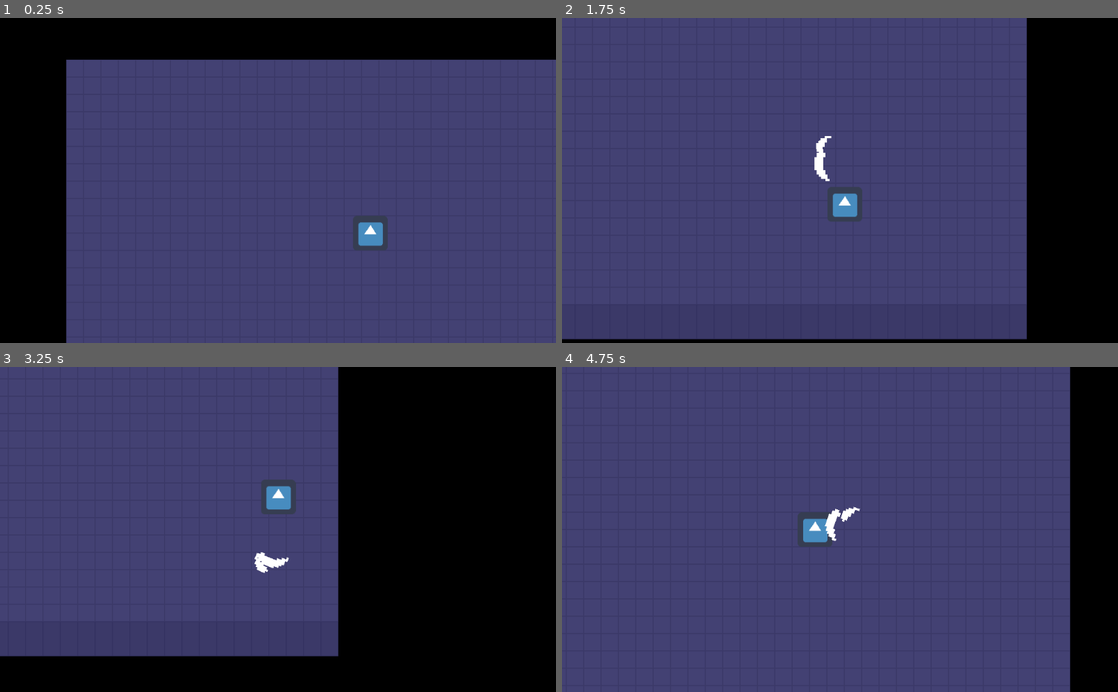
Above: before the commit, frames 1-4 (two rows, left to right).
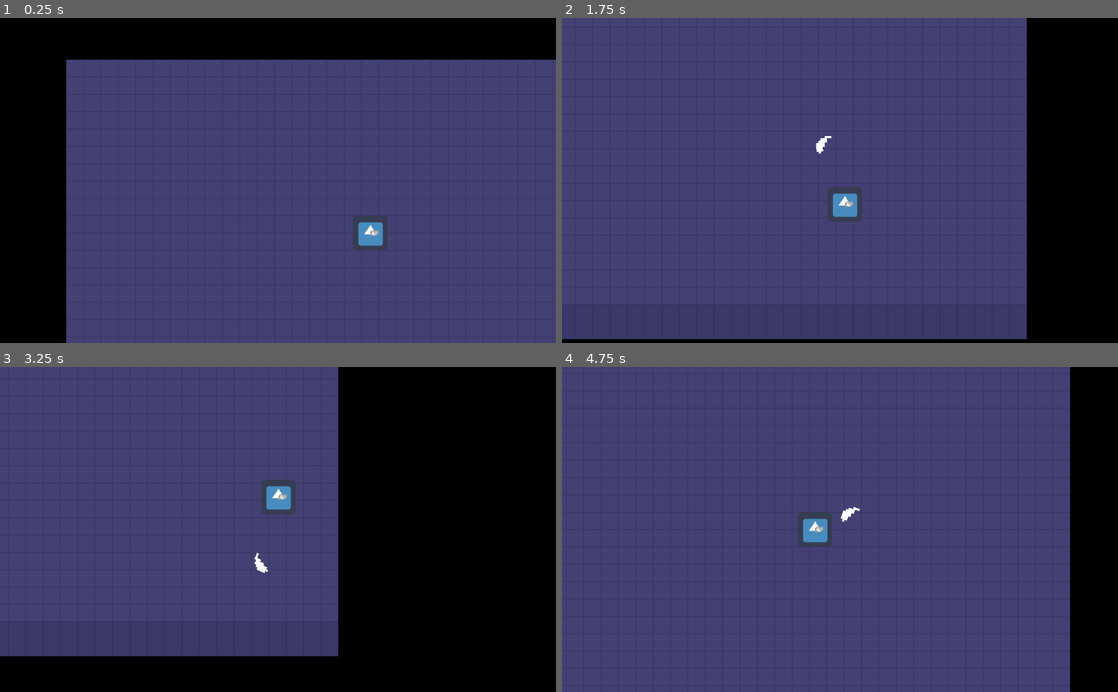
Above: after the commit, the same moments.

Repository: ColdCalzone/GWJ-30
Game: Godot game, scene res://singletons/Game.tscn
The game is run twice, just before and just after one commit, with the same random seed, the same clock (stepped at 60 frames per second) and the same inputs. The project has no main scene, so this scene is started directly. The engine's default icon, where the game draws it, is replaced by a stand-in: a white triangle on a blue panel in a dark square.
Inputs (mouse positions are in pixels of both pictures, inside the frame that each line leads up to):
- Up to frame 1 (0.25 s): no input
- Up to frame 2 (1.75 s): tap Enter (ui_accept) at 0.5, 0.77, 1.52 s; move the mouse to (962, 164) at 0.52 s; hold D (move_right) 0.53-1.28 s; click (962, 164) at 0.67 s; move the mouse to (728, 196) at 1.27 s; hold S (move_down) from 1.28 s (still down); click (728, 196) at 1.42 s
- Up to frame 3 (3.25 s): move the mouse to (333, 458) at 2.02 s; release S (move_down) at 2.03 s; hold D (move_right) 2.03-2.78 s; click (333, 458) at 2.17 s; move the mouse to (250, 594) at 2.77 s; hold W (move_up) from 2.78 s (still down); click (250, 594) at 2.92 s; tap Enter (ui_accept) at 3.02 s
- Up to frame 4 (4.75 s): move the mouse to (1006, 578) at 3.52 s; release W (move_up) at 3.53 s; hold A (move_left) from 3.53 s (still down); click (1006, 578) at 3.67 s; tap Enter (ui_accept) at 3.77, 4.52 s; move the mouse to (673, 480) at 4.27 s; click (673, 480) at 4.42 s

The runs differ from the first frame. In frame 1, less than 0.1% of the frame differs, in the area x 66-69%, y 64-68%; in frame 2, 0.2%; in frame 3, 0.2%; in frame 4, 0.2%, in the area x 45-51%, y 43-54%.

Commit message:
uhghgfusddfh too many tiny little changes to make note. just use git blame. idrc.

Diff:
--- a/objects/Entity.gd
+++ b/objects/Entity.gd
@@ -95,7 +95,9 @@
 
 
 func set_weapon(weapon_name : String) -> void:
-	if weapon.is_inside_tree(): weapon.queue_free()
+	if weapon != null && weapon.is_inside_tree(): weapon.queue_free()
 
 	weapon = WeaponManager.get_weapon(weapon_name)
+	weapon.handler = self
+
 	add_child(weapon)
--- a/objects/Player.gd
+++ b/objects/Player.gd
@@ -22,6 +22,7 @@
 
 func _ready() -> void:
 	attack_damage = 2
+	set_weapon("slap")
 
 func _physics_process(delta : float):
 	var dir: Vector2 = Vector2.ZERO
@@ -55,6 +56,4 @@
 
 func _input(event) -> void:
 	if event is InputEventMouseButton:
-		var angle := rad2deg(get_angle_to(get_global_mouse_position()))
-		var offset := Vector2(cos(deg2rad(angle)), sin(deg2rad(angle))) * 40
-		CombatManager.attack(self, SwingAttackParams.new(global_position + offset, angle + 90))
+		weapon.use()
--- a/objects/Weapon.gd
+++ b/objects/Weapon.gd
@@ -1,9 +1,9 @@
-extends Sprite
+extends Node2D
 class_name Weapon
 
 
 
-enum AnimationTypes { Swipe, Jab }
+enum AttackTypes { Swipe, Jab }
 
 onready var animation_player := $AnimationPlayer
 onready var anchor := $Anchor
@@ -11,26 +11,38 @@
 onready var timer := $Timer
 
 var weapon_data : Dictionary
+var handler # I HATE DYNAMIC BUT I HATE DUMB ERRORS MORE
 
 
 
 func _ready() -> void:
+	sprite.texture = load(weapon_data.texture)
 	sprite.position.x = sprite.texture.get_width() / 2.0
 	timer.wait_time = weapon_data.cooldown
 
 
 
-func use(animation_type : int) -> void:
+func use() -> void:
 	if !timer.time_left:
 		timer.start()
-		animation(animation_type)
+		animation()
+		attack()
 
 
 
-func animation(animation_type : int) -> void:
-	match animation_type:
-		AnimationTypes.Swipe: animation_player.play("swipe")
-		AnimationTypes.Jab: animation_player.play("jab")
+func attack() -> void:
+	match int(weapon_data.attack_type):
+		AttackTypes.Swipe:
+			var angle := rad2deg(get_angle_to(get_global_mouse_position()))
+			var offset := Vector2(cos(deg2rad(angle)), sin(deg2rad(angle))) * 40
+			CombatManager.attack(handler, SwingAttackParams.new(global_position + offset, angle + 90))
+
+
+
+func animation() -> void:
+	match weapon_data.attack_type:
+		AttackTypes.Swipe: animation_player.play("swipe")
+		AttackTypes.Jab: animation_player.play("jab")
 
 
 
--- a/objects/attacks/Attack.gd
+++ b/objects/attacks/Attack.gd
@@ -19,7 +19,7 @@
 		var final_damage := attacker.attack_damage
 		var weapon := attacker.weapon
 
-		if attacker.is_in_group("player") && Heartbeat.is_in_range():
+		if attacker.is_in_group("player") && Heartbeat.is_in_range() && !weapon.timer.time_left:
 			final_damage += weapon.weapon_data.get("damage")
 		elif attacker.is_in_group("enemy"):
 			final_damage += weapon.weapon_data.get("damage")
--- a/objects/enemies/Enemy1.gd
+++ b/objects/enemies/Enemy1.gd
@@ -13,6 +13,8 @@
 func _ready() -> void:
 	max_health = 10
 	health = 10
+	attack_damage = 1
+	set_weapon("slap")
 
 
 
--- a/project.godot
+++ b/project.godot
@@ -54,7 +54,7 @@
 "language": "GDScript",
 "path": "res://objects/WarningTile.gd"
 }, {
-"base": "Sprite",
+"base": "Node2D",
 "class": "Weapon",
 "language": "GDScript",
 "path": "res://objects/Weapon.gd"
--- a/singletons/Map.tscn
+++ b/singletons/Map.tscn
@@ -8,12 +8,9 @@
 polygons = [ PoolIntArray( 0, 1, 2, 3 ) ]
 
 [sub_resource type="ConvexPolygonShape2D" id=3]
-points = PoolVector2Array( 4, 9, 6, 7, 26, 7, 28, 9, 28, 26, 26, 28, 6, 28, 4, 26 )
-
-[sub_resource type="ConvexPolygonShape2D" id=4]
 points = PoolVector2Array( 32, 32, 0, 32, 0, 0, 32, 0 )
 
-[sub_resource type="TileSet" id=2]
+[sub_resource type="TileSet" id=4]
 0/name = "tilemap.png 0"
 0/texture = ExtResource( 2 )
 0/tex_offset = Vector2( 0, 0 )
@@ -60,14 +57,13 @@
 2/navigation_offset = Vector2( 0, 0 )
 2/shape_offset = Vector2( 0, 0 )
 2/shape_transform = Transform2D( 1, 0, 0, 1, 0, 0 )
-2/shape = SubResource( 4 )
 2/shape_one_way = false
 2/shape_one_way_margin = 1.0
 2/shapes = [ {
 "autotile_coord": Vector2( 0, 0 ),
 "one_way": false,
 "one_way_margin": 1.0,
-"shape": SubResource( 4 ),
+"shape": null,
 "shape_transform": Transform2D( 1, 0, 0, 1, 0, 0 )
 } ]
 2/z_index = 0
@@ -77,7 +73,7 @@
 
 [node name="TileMap" type="TileMap" parent="."]
 z_index = -1
-tile_set = SubResource( 2 )
+tile_set = SubResource( 4 )
 cell_size = Vector2( 32, 32 )
 format = 1
 
--- a/singletons/WeaponManager.gd
+++ b/singletons/WeaponManager.gd
@@ -8,15 +8,10 @@
 
 
 func get_weapon(weapon_name : String) -> Weapon:
-	var weapon_data := load_file(WEAPONS_DATA)
-	var weapon_instance : Weapon = WEAPON_PACKED.instanced()
+	var weapon_data : Dictionary = load_file(WEAPONS_DATA).get(weapon_name)
+	var weapon_instance : Weapon = WEAPON_PACKED.instance()
 
-	weapon_instance.sprite.texture = load(weapon_data.texture)
-	weapon_instance.weapon_data = {
-		"damage": weapon_data.damage,
-		"cooldown": weapon_data.cooldown,
-		"attack_type": weapon_data.attack_type
-	}
+	weapon_instance.weapon_data = weapon_data
 
 	return weapon_instance
 
Not shown: 1 places in singletons/Map.tscn that only renumber resources
